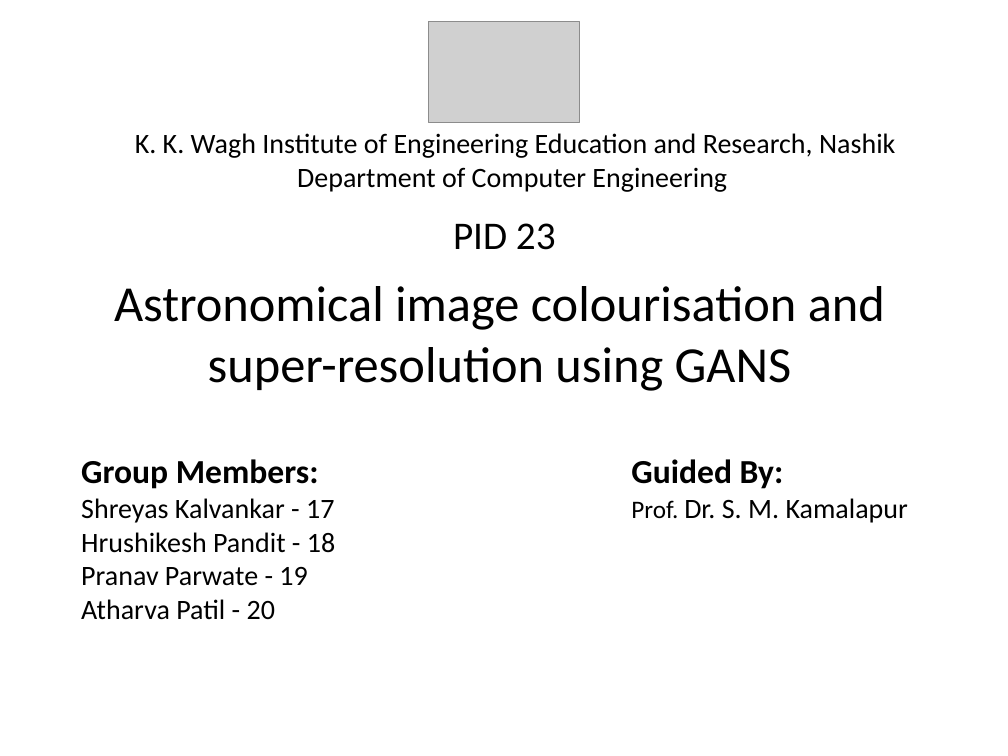
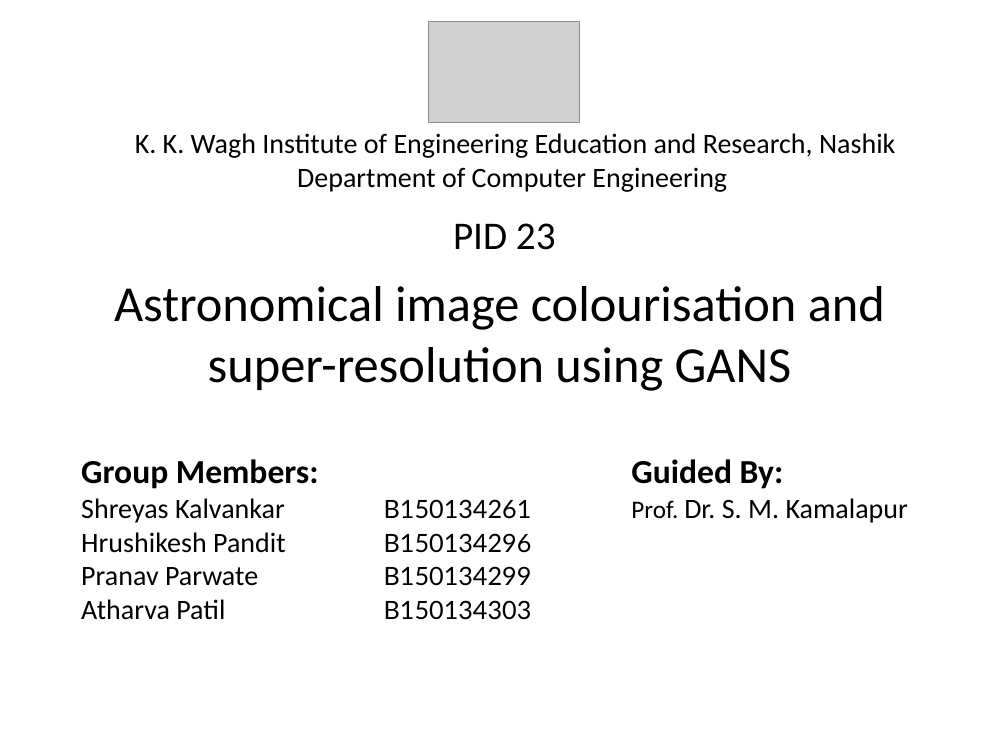
Before and after one commit to obi-wan-shinobi/Literature-Review, a slide deck: slide 1 of Presentation/Stage_1/stage_1_report_ppt.pptx. Drawn at 1008x756 pixels with LibreOffice and Linux fonts; fonts in the diff are those of the drawing; grey boxes stand for pictures. Boxes give left, top, right and bottom in pixels: in the first picture for what was removed or moved away, otherwise in the second. Text is boxed around its words. In the diff, an @@ line names an element or a change of style, - is before the commit and + after.

```diff
--- a/Presentation/Stage_1/stage_1_report_ppt.pptx
+++ b/Presentation/Stage_1/stage_1_report_ppt.pptx
@@ text at (x1=81, y1=498, x2=532, y2=620): text changed @@
-Shreyas Kalvankar - 17
-Hrushikesh Pandit - 18
-Pranav Parwate - 19
-Atharva Patil - 20
+Shreyas Kalvankar B150134261
+Hrushikesh Pandit B150134296
+Pranav Parwate B150134299
+Atharva Patil B150134303
```
Also in this commit, not shown: 4 other files.
